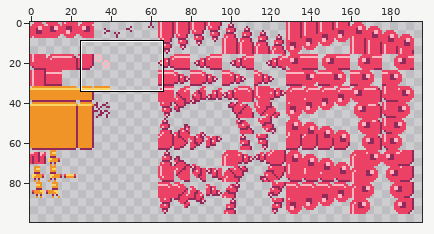
Two versions of one sprite sheet, data/image/sprites.png. Above, an overview of the earlier version with the close-up marked.
Close-up. As it was:
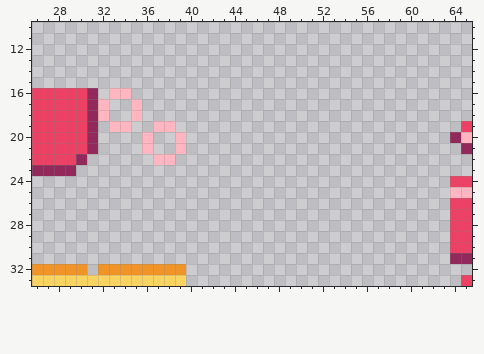
The file is 256x128 pixels. Shown: x 26..65, y 10..33. The wide view leaves out empty margins.
New version:
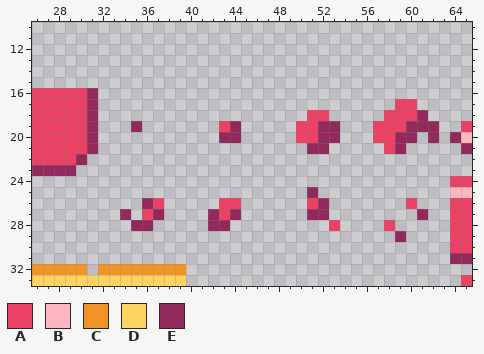
Palette (. is transparent): A #ea4165  B #ffb6c1  C #f19427  D #fdd361  E #912a5b
Changes in this commit:
The author put colour A in row 17 at x 59 to 60; in row 18 at x 51 to 52 and 58 to 60; in row 19 at x 43, 50 to 51 and 57 to 59; in row 20 at x 50 to 51 and 57 to 58; in row 21 at x 58; in row 26 at x 37, 43 to 44, 51 and 60.
The author put colour A in row 27 at x 36 and 43; in row 28 at x 53 and 58.
The author put colour E in row 18 at x 61; in row 19 at x 35, 44, 52 to 53 and 60 to 62; in row 20 at x 43 to 44, 52 to 53, 59 to 60 and 62; in row 21 at x 51 to 52 and 59; in row 25 at x 51; in row 26 at x 36 and 52.
The author put colour E in row 27 at x 34, 37, 42, 44, 51 to 52 and 61; in row 28 at x 35 to 36 and 42 to 43; in row 29 at x 59.
The author cleared colour B in row 16 at x 33 to 34; in rows 17 to 18 at x 32 and 35; in row 19 at x 33 to 34 and 37 to 38; in rows 20 to 21 at x 36 and 39; in row 22 at x 37 to 38.
Changed places in both close-ups, as pixel boxes (x1, y1, x2, y2):
changed: (98, 88, 241, 231)
added: (296, 99, 439, 154)
added: (307, 187, 428, 242)
